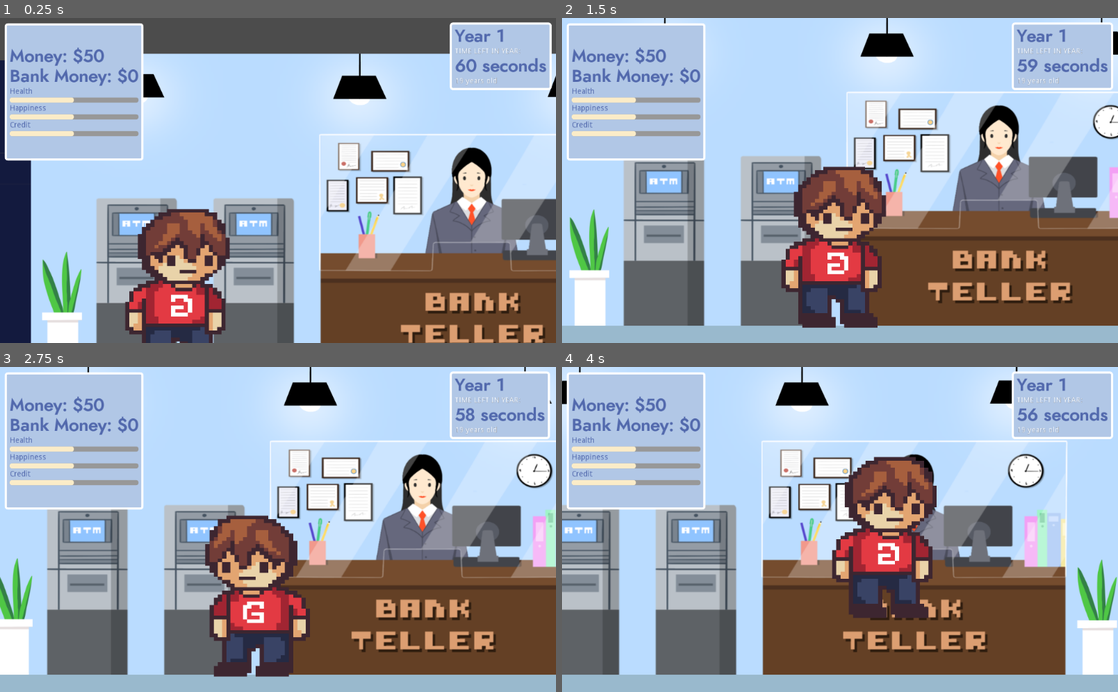
Above: before the commit, frames 1-4 (two rows, left to right).
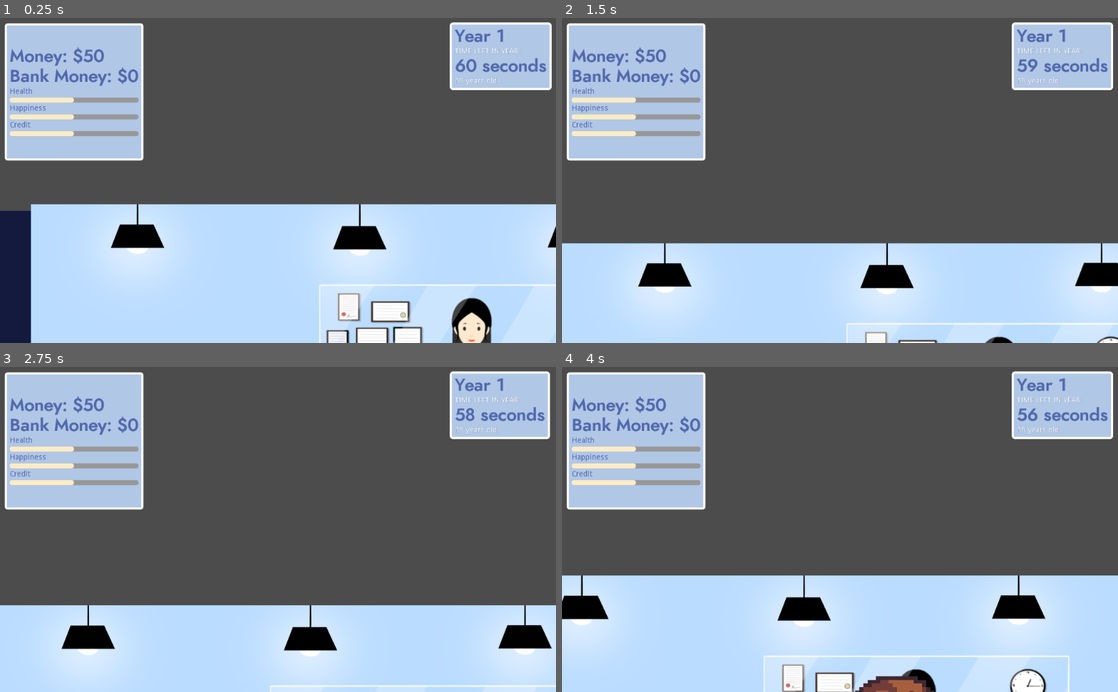
Above: after the commit, the same moments.

Repository: AndrewYeh1/Finance-game
Game: Godot game, scene res://building_interior/BankInt.tscn
Same seed, same stepped clock (60 frames per second), same inputs: the game is played once before the commit and once after it. This scene is started directly instead of the project's main scene.
Inputs (mouse positions are in pixels of both pictures, inside the frame that each line leads up to):
- Up to frame 1 (0.25 s): no input
- Up to frame 2 (1.5 s): move the mouse to (962, 164) at 0.52 s; hold Space 0.53-1.28 s; hold Right (move_right) from 0.53 s (still down); tap Up (jump) at 0.77 s; move the mouse to (728, 196) at 1.27 s; tap Space at 1.35 s
- Up to frame 3 (2.75 s): tap Up (jump) at 1.52 s; move the mouse to (333, 458) at 2.02 s; release Right (move_right) at 2.03 s; hold Left (move_left) from 2.03 s (still down); hold Space from 2.03 s (still down)
- Up to frame 4 (4 s): move the mouse to (812, 594) at 2.77 s; release Left (move_left) at 2.78 s; release Space at 2.78 s; hold Right (move_right) from 2.78 s (still down); tap Space at 2.85 s; tap Up (jump) at 3.02, 3.77 s; move the mouse to (1006, 578) at 3.52 s; hold Space from 3.53 s (still down)

The runs differ from the first frame. In frame 1, 69% of the frame differs, in the area x 0-100%, y 10-100%; in frame 2, 81%; in frame 3, 82%, in the area x 0-100%, y 0-100%; in frame 4, 80%.

Commit message:
Fine tuned some camera limitations cuz OCD

Diff:
--- a/Play/Play.gd
+++ b/Play/Play.gd
@@ -33,6 +33,6 @@
 	var map_limits = $TileMap.get_used_rect()
 	var map_cellsize = $TileMap.cell_size
 	$player/Camera2D.limit_left = map_limits.position.x+0.1 * map_cellsize.x
-	$player/Camera2D.limit_right = map_limits.end.x * map_cellsize.x
+	$player/Camera2D.limit_right = map_limits.end.x * map_cellsize.x - 25
 	$player/Camera2D.limit_top = map_limits.position.y * map_cellsize.y
 	$player/Camera2D.limit_bottom = map_limits.end.y * map_cellsize.y
--- a/actors/player.tscn
+++ b/actors/player.tscn
@@ -25,13 +25,13 @@
 shape = SubResource( 1 )
 
 [node name="Camera2D" type="Camera2D" parent="."]
-position = Vector2( 0, -291 )
+position = Vector2( 0, -200 )
 current = true
 zoom = Vector2( 1.2, 1.4 )
 limit_left = 0
 limit_top = 0
-limit_right = 1430
-limit_bottom = 10000
+limit_right = 1425
+limit_bottom = 0
 limit_smoothed = true
 drag_margin_h_enabled = true
 drag_margin_v_enabled = true
@@ -44,7 +44,7 @@
 collision_mask = 2
 
 [node name="CollisionShape2D" type="CollisionShape2D" parent="buildingDetector"]
-position = Vector2( 0, -77 )
+position = Vector2( 1.12256, -80.3674 )
 shape = SubResource( 2 )
 
 [node name="enter" type="Sprite" parent="."]
--- a/building_interior/BankInt.gd
+++ b/building_interior/BankInt.gd
@@ -6,7 +6,10 @@
 
 # Called when the node enters the scene tree for the first time.
 func _ready():
-	pass # Replace with function body.
+	$player/Camera2D.limit_left = 0
+	$player/Camera2D.limit_right = 1425
+	$player/Camera2D.limit_top = 0
+	$player/Camera2D.limit_bottom = 0
 
 func _input(ev):
 	if Input.is_key_pressed(KEY_ESCAPE) and menuOpen == false:
--- a/building_interior/BankInt.tscn
+++ b/building_interior/BankInt.tscn
@@ -9,9 +9,6 @@
 [ext_resource path="res://stats/money.tscn" type="PackedScene" id=7]
 [ext_resource path="res://fade/newyear.tscn" type="PackedScene" id=8]
 [ext_resource path="res://stats/timer.tscn" type="PackedScene" id=9]
-[ext_resource path="res://stats/stats.gd" type="Script" id=10]
-[ext_resource path="res://stats/timer.gd" type="Script" id=11]
-[ext_resource path="res://fade/newyear.gd" type="Script" id=12]
 
 [sub_resource type="ConvexPolygonShape2D" id=1]
 points = PoolVector2Array( 0, 0, 80, 0, 80, 80, 0, 80 )
@@ -63,35 +60,23 @@
 [node name="player" parent="." instance=ExtResource( 1 )]
 position = Vector2( 360, 744 )
 scale = Vector2( 2.5, 2.5 )
-gravity = 2500.0
 
 [node name="CanvasLayer" type="CanvasLayer" parent="."]
 
-[node name="statsBar" type="MarginContainer" parent="CanvasLayer" instance=ExtResource( 7 )]
+[node name="statsBar" parent="CanvasLayer" instance=ExtResource( 7 )]
 margin_left = 14.4442
 margin_top = 15.1285
 margin_right = 233.444
 margin_bottom = 258.129
-script = ExtResource( 10 )
-__meta__ = {
-"_edit_use_anchors_": false
-}
 
-[node name="time" type="Node2D" parent="CanvasLayer" instance=ExtResource( 9 )]
+[node name="time" parent="CanvasLayer" instance=ExtResource( 9 )]
 position = Vector2( 833.622, 13.6557 )
-script = ExtResource( 11 )
 
-[node name="newyeartransition" type="Control" parent="CanvasLayer" instance=ExtResource( 8 )]
-anchor_right = 1.0
-anchor_bottom = 1.0
+[node name="newyeartransition" parent="CanvasLayer" instance=ExtResource( 8 )]
 margin_left = 1.33484
 margin_top = 14.6039
 margin_right = 1.33484
 margin_bottom = 14.6039
-script = ExtResource( 12 )
-__meta__ = {
-"_edit_use_anchors_": false
-}
 
 [node name="bankMenu" parent="CanvasLayer" instance=ExtResource( 6 )]
 visible = false
--- /dev/null
+++ b/building_interior/school.gd
@@ -0,0 +1,19 @@
+extends Node2D
+
+
+# Declare member variables here. Examples:
+# var a = 2
+# var b = "text"
+
+
+# Called when the node enters the scene tree for the first time.
+func _ready():
+	$player/Camera2D.limit_left = 0
+	$player/Camera2D.limit_right = 1336
+	$player/Camera2D.limit_top = -5
+	$player/Camera2D.limit_bottom = -5
+
+
+# Called every frame. 'delta' is the elapsed time since the previous frame.
+#func _process(delta):
+#	pass
--- a/building_interior/school.tscn
+++ b/building_interior/school.tscn
@@ -3,7 +3,7 @@
 [ext_resource path="res://data/tileset.png" type="Texture" id=1]
 [ext_resource path="res://data/buildingInterior/LEFTDOOR.PNG" type="Texture" id=2]
 [ext_resource path="res://data/buildingInterior/SCHOOLINTERIORBACKGROUND.PNG" type="Texture" id=3]
-[ext_resource path="res://Play/Play.gd" type="Script" id=4]
+[ext_resource path="res://building_interior/school.gd" type="Script" id=4]
 [ext_resource path="res://stats/money.tscn" type="PackedScene" id=5]
 [ext_resource path="res://stats/timer.tscn" type="PackedScene" id=6]
 [ext_resource path="res://fade/newyear.tscn" type="PackedScene" id=7]
Not shown, added: .mono/metadata/ide_messaging_meta.txt
Not shown: 1 places in building_interior/BankInt.tscn that only renumber resources
